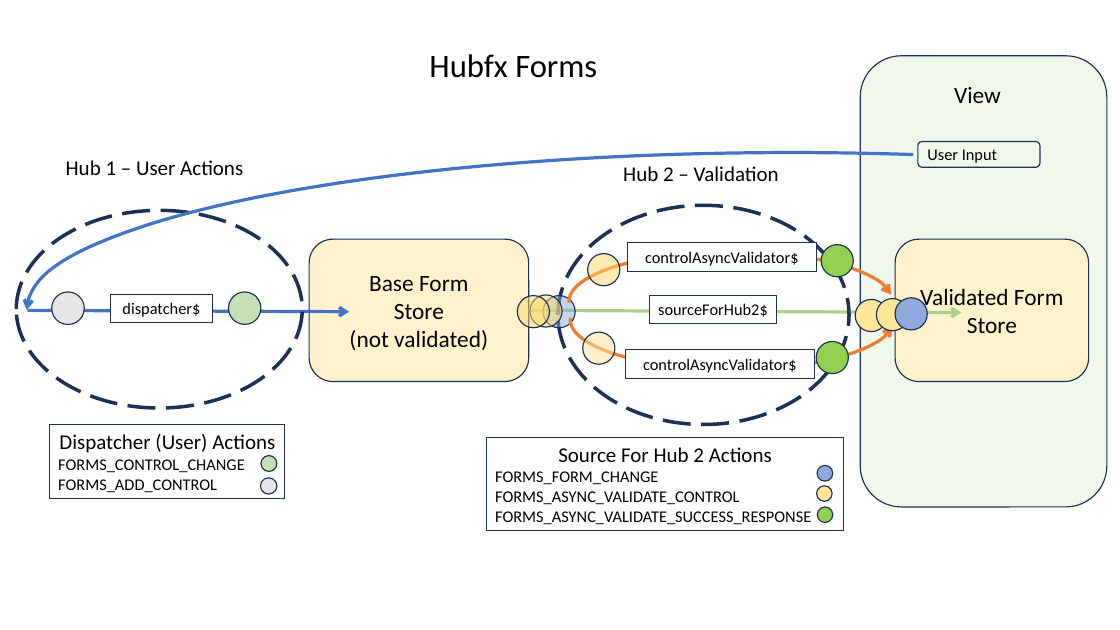
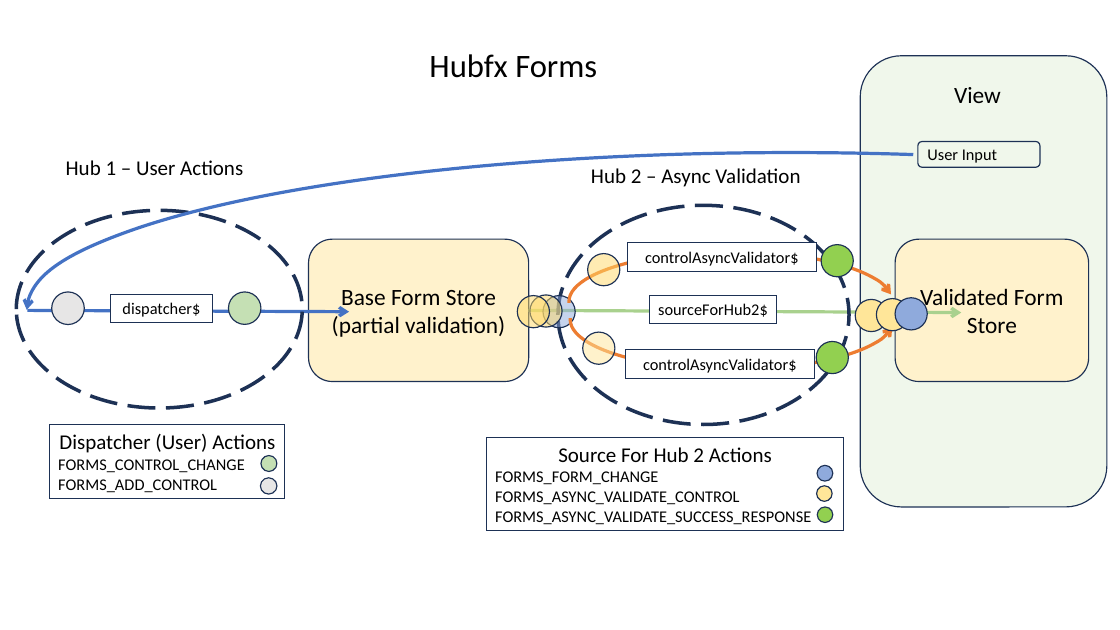
Before and after one commit to reactables/reactables, a slide deck: slide 10 of documentation/Hubfx Presentation.pptx. Drawn at 1120x630 pixels with LibreOffice and Linux fonts; fonts in the diff are those of the drawing. Boxes give left, top, right and bottom in pixels: in the first picture for what was removed or moved away, otherwise in the second. Text is boxed around its words. In the diff, an @@ line names an element or a change of style, - is before the commit and + after.

```diff
--- a/documentation/Hubfx Presentation.pptx
+++ b/documentation/Hubfx Presentation.pptx
@@ text at (591, 168, 800, 187): text changed @@
-Hub 2 – Validation
+Hub 2 – Async Validation
@@ text in rounded rectangle at (332, 290, 505, 337): text changed @@
-Base Form
-Store
-(not validated)
+Base Form Store
+(partial validation)
```
Also in this commit, not shown: 1 other file.
